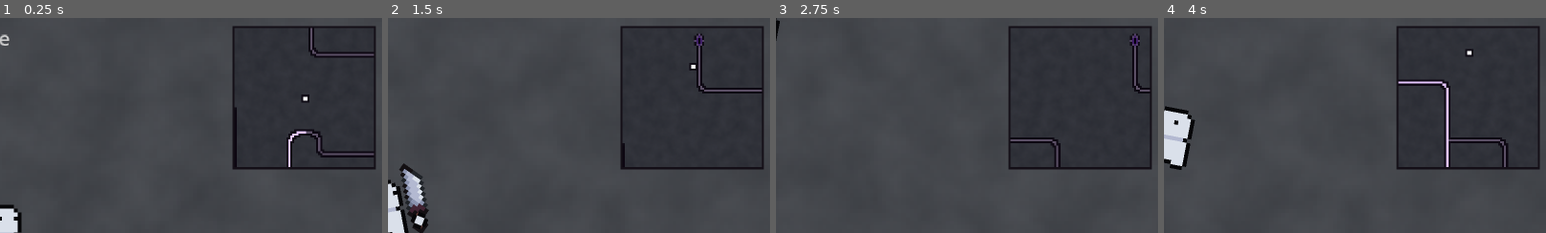
Above: before the commit, frames 1-4 (left to right).
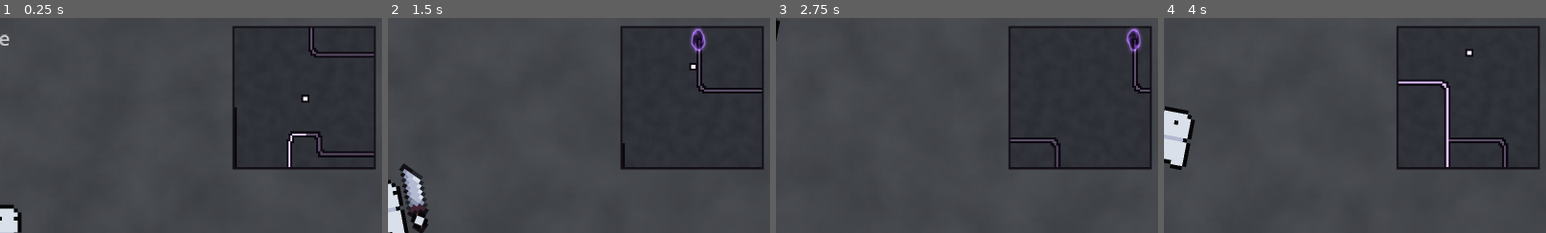
Above: after the commit, the same moments.

Repository: megalodooon/crystal-protectors
Game: Godot game, scene res://test.tscn
The game is run twice, just before and just after one commit, with the same random seed, the same clock (stepped at 60 frames per second) and the same inputs.
Inputs (mouse positions are % of the whole screen's width and height, from its top left):
- Up to frame 1 (0.25 s): no input
- Up to frame 2 (1.5 s): tap Enter at 0.5 s; move the mouse to (45, 70) at 0.52 s; press the mouse at (45, 70) at 0.53 s; hold W (up) from 0.53 s (still down); move the mouse to (80, 65) at 1.27 s; release the mouse at (80, 65) at 1.28 s; tap Q at 1.35 s
- Up to frame 3 (2.75 s): move the mouse to (20, 35) at 2.02 s; release W (up) at 2.03 s; hold A (left) from 2.03 s (still down); tap E at 2.1 s
- Up to frame 4 (4 s): move the mouse to (55, 50) at 2.77 s; tap R at 2.85 s; move the mouse to (35, 25) at 3.52 s; release A (left) at 3.53 s; hold S (down) from 3.53 s (still down); tap C at 3.6 s
The pictures show only the part of the screen within x 50-100%, y 0-50%; the shares and areas given below are measured in that part.

The runs differ from the first frame. In frame 1, 0.2% of the frame differs, in the area x 75-85%, y 52-65%; in frame 2, 0.4%, in the area x 79-84%, y 4-17%; in frame 3, 0.4%; in frame 4, less than 0.1%.

Commit message:
Minimap: real portals, baked map, no edge pinning
Portals on the map are the actual portal now, not an icon I drew: each
one is a child Sprite2D running portal.gdshader with that portal's own
color and voidColor, sized down to portalSize. They swirl like the ones
on the stage. They are only drawn when they are inside the view - no
pinning to the edge.

The lag was the lanes: thousands of draw_rect calls every redraw. Ground
and lanes are baked into one ImageTexture instead, so drawing the map is
a single draw_texture_rect_region. The ground layer is stamped once and
reused, lanes go on with fill_rect, and it only re-bakes when a path
opens or closes. It now redraws every frame instead of at 20Hz, so it
follows the player smoothly.

Co-Authored-By: Claude Opus 5 <noreply@anthropic.com>

Diff:
--- a/godot/ui/minimap.gd
+++ b/godot/ui/minimap.gd
@@ -12,19 +12,18 @@
 @export var margin : float = 2.0
 @export var groundTexture : Texture2D
 @export var playerIcon : Texture2D
-@export var updateInterval : float = 0.05
 @export var detailScale : int = 0
 @export_range(0.125, 1.0) var pixelScale : float = 0.5
 
 @export_group("Look")
 @export var shadeColor : Color = Color(0.0, 0.0, 0.05, 0.3)
 @export var frameColor : Color = Color(0.08, 0.06, 0.09)
-@export var outlineColor : Color = Color(0.05, 0.03, 0.07, 0.9)
+@export var outlineColor : Color = Color(0.05, 0.03, 0.07)
 @export var playerColor : Color = Color(1.0, 1.0, 1.0)
 @export var lockedFade : float = 0.4
 @export var laneOutline : int = 3
 @export var laneCore : int = 1
-@export var portalRadius : Vector2i = Vector2i(2, 3)
+@export var portalSize : float = 8.0
 @export var towerBlock : int = 2
 @export var enemyBlock : int = 2
 @export var playerBlock : int = 2
@@ -32,24 +31,29 @@
 
 var unit : float = 1.0
 var pixel : float = 1.0
-var cells : float = 1.0
+var cells : int = 1
 var worldPerCell : float = 1.0
 var view : Rect2 = Rect2()
-var timer : float = 0.0
-var laneSamples : Dictionary[EnemyPathClass, PackedVector2Array] = {}
+var groundImage : Image
+var mapTexture : ImageTexture
+var portalSprites : Dictionary[PortalClass, Sprite2D] = {}
 
 #------------------------#
 
 func _ready() -> void:
 	clip_contents = true
 	get_viewport().size_changed.connect(apply_scale)
+	start.call_deferred()
+
+func start() -> void:
+	if pathNetwork:
+		for path in pathNetwork.paths:
+			path.active_changed.connect(bake)
 	apply_scale()
 
-func _process(delta : float) -> void:
-	timer += delta
-	if timer < updateInterval:
-		return
-	timer = 0.0
+func _process(_delta : float) -> void:
+	update_view()
+	update_portals()
 	queue_redraw()
 
 func apply_scale() -> void:
@@ -58,10 +62,10 @@
 	size = Vector2.ONE * minimapSize * unit
 	scale = Vector2.ONE / unit
 	position = Vector2(get_canvas_size().x - minimapSize - margin, margin)
-	cells = size.x / pixel
-	worldPerCell = viewSize / cells
-	laneSamples.clear()
-	queue_redraw()
+	cells = int(size.x / pixel)
+	worldPerCell = viewSize / float(cells)
+	groundImage = null
+	bake()
 
 func get_detail_scale() -> int:
 	if detailScale > 0:
@@ -78,6 +82,80 @@
 func get_canvas_rect() -> Rect2:
 	return Rect2(position, Vector2.ONE * minimapSize)
 
+#-------------BAKING-------------#
+
+func bake() -> void:
+	bake_map()
+	bake_portals()
+	queue_redraw()
+
+func bake_map() -> void:
+	if not groundImage:
+		bake_ground()
+	var mapImage : Image = groundImage.duplicate()
+	if pathNetwork:
+		for path in get_ordered_paths():
+			stamp_lane(mapImage, path, laneOutline, outlineColor)
+		for path in get_ordered_paths():
+			stamp_lane(mapImage, path, laneCore, fade(get_core_color(), path.active))
+	mapTexture = ImageTexture.create_from_image(mapImage)
+
+func bake_ground() -> void:
+	var mapCells : Vector2i = Vector2i((mapSize / worldPerCell).ceil())
+	groundImage = Image.create_empty(mapCells.x, mapCells.y, false, Image.FORMAT_RGBA8)
+	if not groundTexture:
+		groundImage.fill(Color(0.1, 0.1, 0.12))
+		return
+	var ground : Image = groundTexture.get_image()
+	if ground.is_compressed():
+		ground.decompress()
+	for y in mapCells.y:
+		for x in mapCells.x:
+			var spot : Vector2i = Vector2i(Vector2(float(x), float(y)) * worldPerCell)
+			var tone : Color = ground.get_pixel(spot.x % ground.get_width(), spot.y % ground.get_height())
+			groundImage.set_pixel(x, y, tone.lerp(Color(shadeColor, 1.0), shadeColor.a))
+
+func stamp_lane(image : Image, path : EnemyPathClass, thickness : int, color : Color) -> void:
+	var length : float = path.get_length()
+	if length <= 0.0:
+		return
+	var steps : int = maxi(int(length / (worldPerCell * 0.7)), 1)
+	var half : int = (thickness - 1) / 2
+	var bounds : Rect2i = Rect2i(Vector2i.ZERO, image.get_size())
+	for i in steps + 1:
+		var cell : Vector2i = Vector2i((path.get_global_point(length * float(i) / float(steps)) / worldPerCell).floor())
+		var block : Rect2i = Rect2i(cell - Vector2i.ONE * half, Vector2i.ONE * thickness).intersection(bounds)
+		if block.has_area():
+			image.fill_rect(block, color)
+
+func bake_portals() -> void:
+	for sprite : Sprite2D in portalSprites.values():
+		sprite.queue_free()
+	portalSprites.clear()
+	if not waveManager:
+		return
+	for portal in waveManager.portals:
+		portalSprites[portal] = make_portal(portal)
+
+func make_portal(portal : PortalClass) -> Sprite2D:
+	var body : Sprite2D = portal.body
+	var sprite : Sprite2D = Sprite2D.new()
+	sprite.texture = body.texture
+	sprite.texture_filter = CanvasItem.TEXTURE_FILTER_LINEAR
+	sprite.scale = body.scale * portalSize * unit / (float(body.texture.get_height()) * body.scale.y)
+	var shader : ShaderMaterial = ShaderMaterial.new()
+	shader.shader = (body.material as ShaderMaterial).shader
+	shader.set_shader_parameter("glowColor", portal.color)
+	shader.set_shader_parameter("coreColor", portal.color.lerp(Color.WHITE, 0.55))
+	shader.set_shader_parameter("voidColor", portal.voidColor)
+	shader.set_shader_parameter("intensity", 1.0 if is_open(portal) else lockedFade)
+	shader.set_shader_parameter("flash", 0.0)
+	sprite.material = shader
+	add_child(sprite)
+	return sprite
+
+#-------------DRAWING-------------#
+
 func update_view() -> void:
 	var center : Vector2 = player.global_position if player else mapSize / 2.0
 	var origin : Vector2 = center - Vector2.ONE * viewSize / 2.0
@@ -85,26 +163,61 @@
 	origin.y = clampf(origin.y, 0.0, maxf(mapSize.y - viewSize, 0.0))
 	view = Rect2((origin / worldPerCell).floor() * worldPerCell, Vector2.ONE * viewSize)
 
+func update_portals() -> void:
+	for portal : PortalClass in portalSprites:
+		var sprite : Sprite2D = portalSprites[portal]
+		sprite.visible = view.has_point(portal.global_position)
+		if sprite.visible:
+			sprite.position = (to_cell(portal.global_position) * pixel).round()
+
 func _draw() -> void:
-	update_view()
-	if groundTexture:
-		draw_texture_rect_region(groundTexture, Rect2(Vector2.ZERO, size), view)
-	draw_rect(Rect2(Vector2.ZERO, size), shadeColor)
-	draw_lanes()
-	draw_portals()
+	if not mapTexture:
+		return
+	var offset : Vector2 = (view.position / worldPerCell).round()
+	draw_texture_rect_region(mapTexture, Rect2(Vector2.ZERO, size), Rect2(offset, Vector2.ONE * float(cells)))
 	draw_towers()
 	draw_enemies()
 	draw_player()
 	draw_rect(Rect2(Vector2.ZERO, size), frameColor, false, unit)
 
-func draw_lanes() -> void:
-	if not pathNetwork:
-		return
-	var ordered : Array[EnemyPathClass] = get_ordered_paths()
-	for path in ordered:
-		draw_lane(path, laneOutline, outlineColor)
-	for path in ordered:
-		draw_lane(path, laneCore, fade(get_core_color(), path.active))
+func draw_towers() -> void:
+	if not towerBuilder:
+		return
+	for tower in towerBuilder.built:
+		draw_marker(tower.global_position, towerBlock, tower.get_color())
+
+func draw_enemies() -> void:
+	if not waveManager:
+		return
+	for enemy in waveManager.get_enemy_parent().get_children():
+		if enemy is EnemyClass:
+			draw_marker(enemy.global_position, enemyBlock, enemy.sprite.modulate)
+
+func draw_player() -> void:
+	if not player:
+		return
+	if not playerIcon:
+		draw_marker(player.global_position, playerBlock, playerColor)
+		return
+	var iconSize : Vector2 = Vector2.ONE * playerIconSize * unit
+	var spot : Vector2 = (to_cell(player.global_position) * pixel).round()
+	draw_texture_rect(playerIcon, Rect2(spot - iconSize / 2.0, iconSize), false)
+
+func draw_marker(spot : Vector2, block : int, color : Color) -> void:
+	if not view.has_point(spot):
+		return
+	var cell : Vector2 = to_cell(spot)
+	draw_block(cell, block + 2, outlineColor)
+	draw_block(cell, block, color)
+
+func draw_block(cell : Vector2, thickness : int, color : Color) -> void:
+	var half : float = float(thickness) * 0.5 - 0.5
+	draw_rect(Rect2((cell - Vector2.ONE * half) * pixel, Vector2.ONE * float(thickness) * pixel), color)
+
+func to_cell(spot : Vector2) -> Vector2:
+	return ((spot - view.position) / worldPerCell).floor()
+
+#-------------HELPERS-------------#
 
 func get_ordered_paths() -> Array[EnemyPathClass]:
 	var ordered : Array[EnemyPathClass] = []
@@ -116,99 +229,8 @@
 			ordered.append(path)
 	return ordered
 
-func draw_lane(path : EnemyPathClass, thickness : int, color : Color) -> void:
-	var seen : Dictionary[Vector2, bool] = {}
-	for sample in get_lane_samples(path):
-		if not view.grow(worldPerCell * float(thickness)).has_point(sample):
-			continue
-		var cell : Vector2 = to_cell(sample)
-		if seen.has(cell):
-			continue
-		seen[cell] = true
-		draw_block(cell, thickness, color)
-
-func get_lane_samples(path : EnemyPathClass) -> PackedVector2Array:
-	if laneSamples.has(path):
-		return laneSamples[path]
-	var samples : PackedVector2Array = []
-	var length : float = path.get_length()
-	if length > 0.0:
-		var steps : int = maxi(int(length / (worldPerCell * 0.5)), 1)
-		for i in steps + 1:
-			samples.append(path.get_global_point(length * float(i) / float(steps)))
-	laneSamples[path] = samples
-	return samples
-
-func draw_portals() -> void:
-	if not waveManager:
-		return
-	for portal in waveManager.portals:
-		draw_portal(portal)
-
-func draw_portal(portal : PortalClass) -> void:
-	var open : bool = portal.path == null or portal.path.active
-	var center : Vector2 = to_cell(portal.global_position)
-	var rim : Color = fade(portal.color, open)
-	var core : Color = fade(portal.color.lerp(Color.WHITE, 0.5), open)
-	var hole : Color = fade(portal.voidColor, open)
-	for y in range(-portalRadius.y - 1, portalRadius.y + 2):
-		for x in range(-portalRadius.x - 1, portalRadius.x + 2):
-			var spread : float = Vector2(float(x) / float(portalRadius.x), float(y) / float(portalRadius.y)).length()
-			if spread > 1.25:
-				continue
-			var cellColor : Color = hole
-			if spread > 1.0:
-				cellColor = outlineColor
-			elif spread > 0.72:
-				cellColor = core
-			elif spread > 0.45:
-				cellColor = rim
-			draw_block(center + Vector2(float(x), float(y)), 1, cellColor)
-
-func draw_towers() -> void:
-	if not towerBuilder:
-		return
-	for tower in towerBuilder.built:
-		draw_marker(tower.global_position, towerBlock, tower.get_color())
-
-func draw_enemies() -> void:
-	if not waveManager:
-		return
-	for enemy in waveManager.get_enemy_parent().get_children():
-		if enemy is EnemyClass:
-			draw_marker(enemy.global_position, enemyBlock, enemy.sprite.modulate)
-
-func draw_player() -> void:
-	if not player:
-		return
-	var icon : Texture2D = get_player_icon()
-	if not icon:
-		draw_marker(player.global_position, playerBlock, playerColor)
-		return
-	var iconSize : Vector2 = Vector2.ONE * playerIconSize * unit
-	var spot : Vector2 = (to_cell(player.global_position) * pixel).round()
-	draw_texture_rect(icon, Rect2(spot - iconSize / 2.0, iconSize), false)
-
-func draw_marker(spot : Vector2, block : int, color : Color) -> void:
-	if not view.has_point(spot):
-		return
-	var cell : Vector2 = to_cell(spot)
-	draw_block(cell, block + 2, outlineColor)
-	draw_block(cell, block, color)
-
-func draw_block(cell : Vector2, thickness : int, color : Color) -> void:
-	if thickness <= 0:
-		return
-	var half : float = float(thickness) * 0.5 - 0.5
-	draw_rect(Rect2((cell - Vector2.ONE * half) * pixel, Vector2.ONE * float(thickness) * pixel), color)
-
-func to_cell(spot : Vector2) -> Vector2:
-	return ((spot - view.position) / worldPerCell).floor()
-
-func get_player_icon() -> Texture2D:
-	if playerIcon:
-		return playerIcon
-	return null
+func is_open(portal : PortalClass) -> bool:
+	return portal.path == null or portal.path.active
 
 func get_core_color() -> Color:
 	if pathNetwork and pathNetwork.style:
Not shown, changed: HANDOUT.txt
